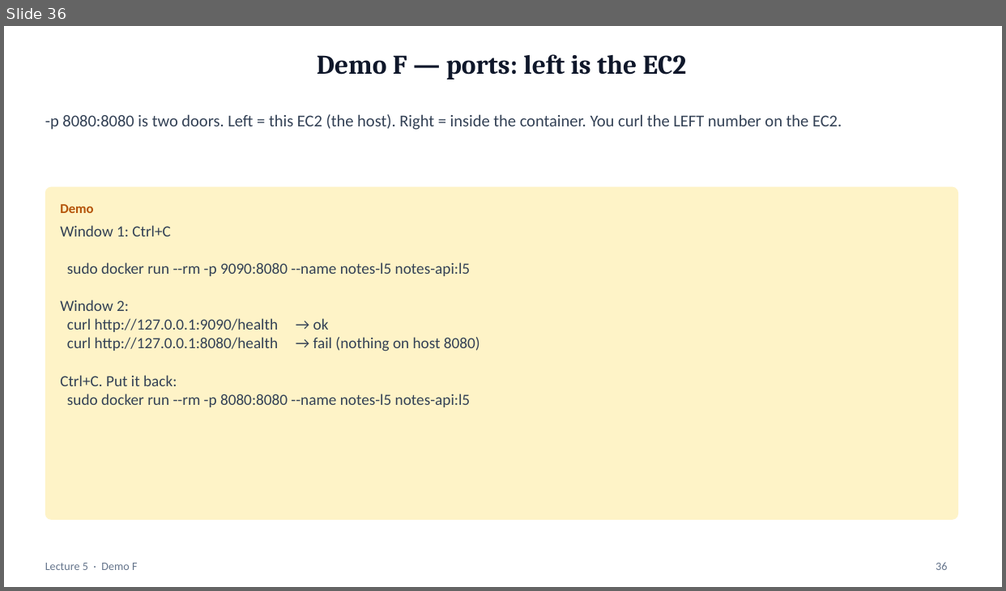
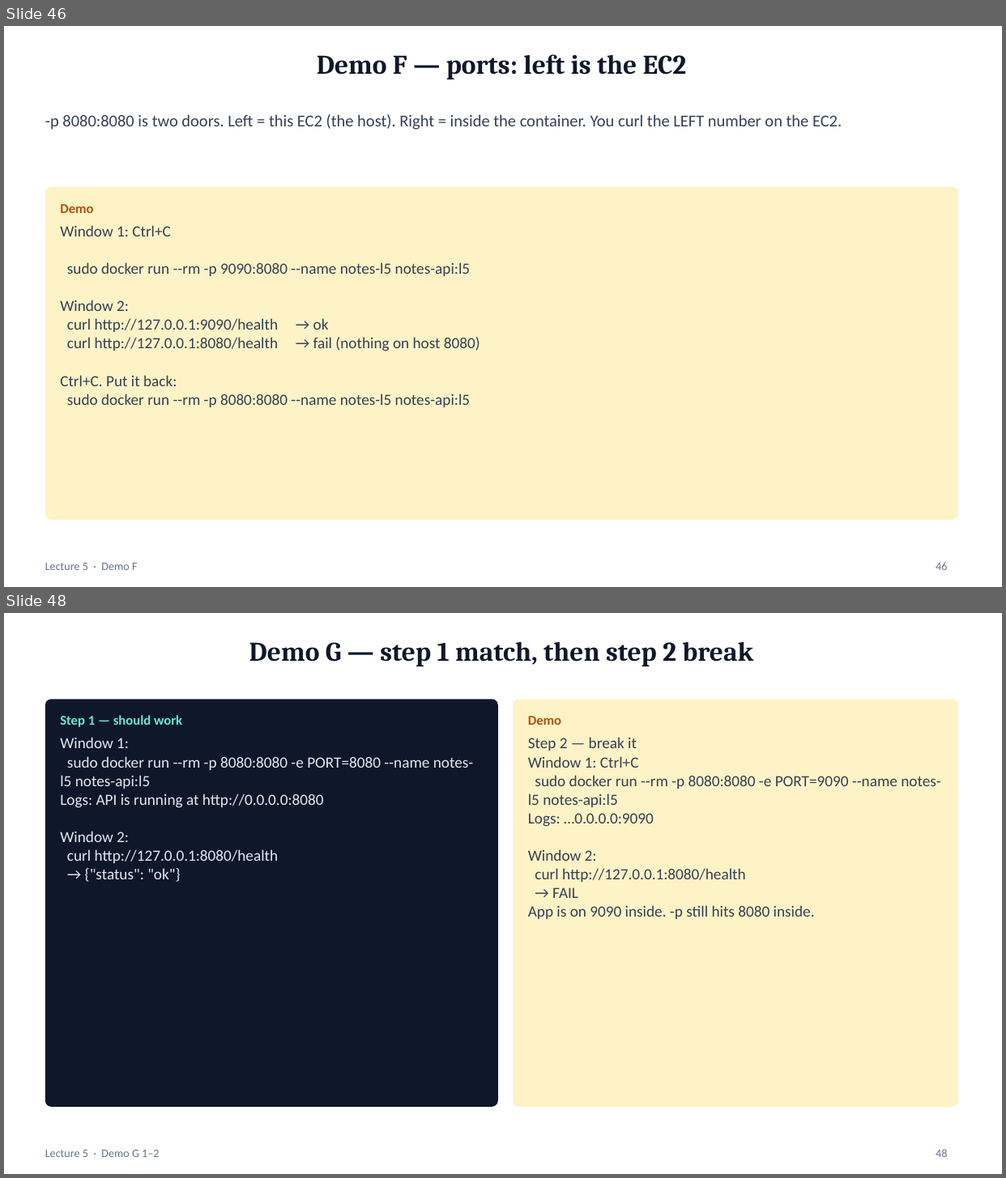
Before and after one commit to mayurb99/Devops_Beginners, a slide deck: lec-05/presentation/lec-05-docker.pptx. Shown one above the other, each under a label of ours: slide 36 before the commit, slides 46 and 48 after it; the slides between them are not shown. The pictures are 1006x591 and 1006x1178 pixels, drawn with LibreOffice and Linux fonts; fonts in the diff are those of the drawing. Boxes give left, top, right and bottom in pixels: in the first picture for what was removed or moved away, otherwise in the second. Text is boxed around its words. In the diff, an @@ line names an element or a change of style, - is before the commit and + after.

```diff
--- a/lec-05/presentation/lec-05-docker.pptx
+++ b/lec-05/presentation/lec-05-docker.pptx
@@ slide 48 added at (4,613,1002,1174), background #FFFFFF @@
@@ title added at (249,642,753,666), 26 pt, text #0F172A, bold @@
+Demo G — step 1 match, then step 2 break
@@ rounded rectangle added at (45,699,498,1107), fill #0F172A @@
@@ rounded rectangle added at (513,699,958,1107), fill #FEF3C7 @@
@@ text added at (60,715,182,727), 13 pt, text #5EEAD4, bold @@
+Step 1 — should work
@@ text added at (528,716,561,725), 13 pt, text #B45309, bold @@
+Demo
@@ text added at (60,737,473,882), 15 pt, text #E2E8F0 @@
+Window 1:
+sudo docker run --rm -p 8080:8080 -e PORT=8080 --name notes-l5 notes-api:l5
+Logs: API is running at http://0.0.0.0:8080
+Window 2:
+curl http://127.0.0.1:8080/health
+→ {"status": "ok"}
@@ text added at (528,737,940,919), 15 pt, text #334155 @@
+Step 2 — break it
+Window 1: Ctrl+C
+sudo docker run --rm -p 8080:8080 -e PORT=9090 --name notes-l5 notes-api:l5
+Logs: …0.0.0.0:9090
+Window 2:
+curl http://127.0.0.1:8080/health
+→ FAIL
+App is on 9090 inside. -p still hits 8080 inside.
@@ text added at (45,1150,159,1157), 11 pt, text #64748B @@
+Lecture 5 · Demo G 1–2
@@ page number added at (936,1149,947,1157), 11 pt, text #64748B @@
+48
@@ what was slide 36 is now slide 46 @@
@@ page number at (936,562,947,570): text changed @@
-36
+46
```
Also in this commit, not shown: 4 slides changed, 10 other slides added.
